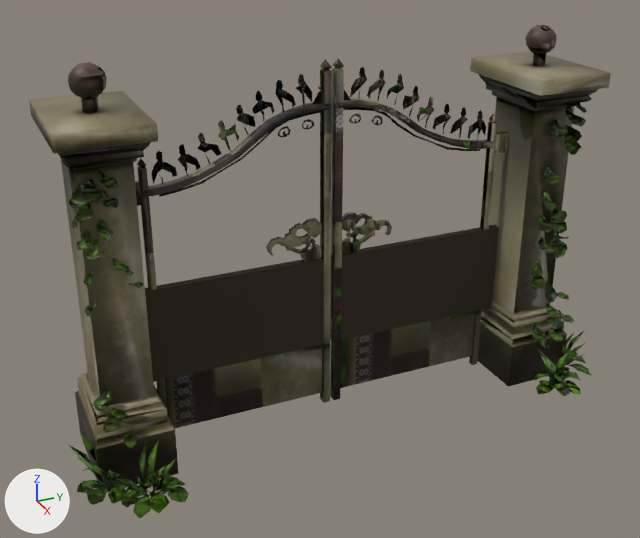
Two versions of the FBX model Assets/_Project/Models/Props/Architecture/Arch_Gate_Colonial.fbx, one commit apart.
The view is the same before and after, from a 50 mm lens placed at (4.62, -2.27, 2.2), pointed at (-0.02, -0.18, -0.12). Lighting does not change. The marker at lower left points along +X, +Y and +Z. The picture after the commit comes second. Where no turn or scale is listed for an object, it has been applied to the vertices. Vertices at exactly the same position are counted once.

Names of what the first picture shows: 'Arch_Gate_Colonial_Body', 'Arch_Gate_Colonial_Left', 'Arch_Gate_Colonial_Right'.
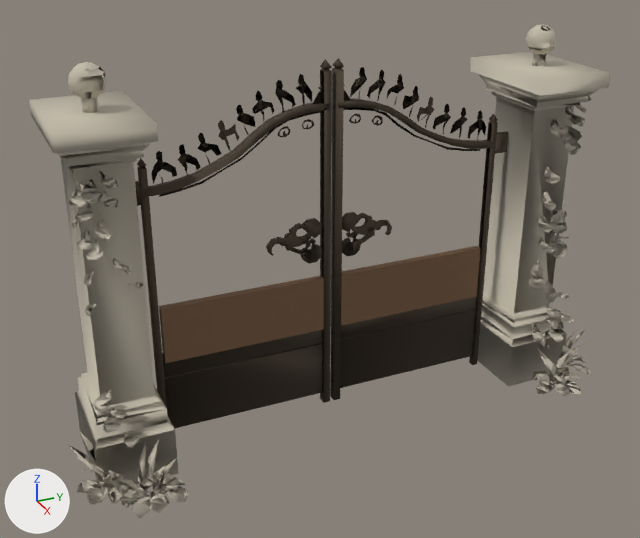
Pixel boxes (x1, y1, x2, y2) of what changed, in the pictures (640 x 538 px):
'Arch_Gate_Colonial_Body', recoloured (brown to light grey): (29, 25, 611, 518) in both
part 1 of me_tripo_mesh_a1deb33b_48d1_4727_ba70_545715e57119_450, added (brown): after (341, 246, 481, 326)
part 2 of me_tripo_mesh_a1deb33b_48d1_4727_ba70_545715e57119_450, deleted: before (330, 225, 499, 342)
part 3 of me_tripo_mesh_a1deb33b_48d1_4727_ba70_545715e57119_450, recoloured: (330, 58, 509, 398) in both
part 4 of me_tripo_mesh_a1deb33b_48d1_4727_ba70_545715e57119_426, added (brown): after (159, 276, 324, 363)
part 5 of me_tripo_mesh_a1deb33b_48d1_4727_ba70_545715e57119_426, deleted: before (145, 257, 324, 382)
part 6 of me_tripo_mesh_a1deb33b_48d1_4727_ba70_545715e57119_426, recoloured: (135, 60, 332, 429) in both

Patch to the scene script:
```diff
--- a/Assets/_Project/Models/Props/Architecture/Arch_Gate_Colonial.fbx.py
+++ b/Assets/_Project/Models/Props/Architecture/Arch_Gate_Colonial.fbx.py
@@ mat_mat_iron_gate @@
+mat_mat_iron_gate = principled_material('Mat_Iron_Gate')
+mat_mat_iron_gate.base_color = (0.08, 0.06, 0.04)  # brown #504538
+mat_mat_iron_gate.metallic = 0.65
+mat_mat_iron_gate.roughness = 0.7
@@ me_tripo_mesh_a1deb33b_48d1_4727_ba70_545715e57119_745 @@
 me_tripo_mesh_a1deb33b_48d1_4727_ba70_545715e57119_745.from_pydata(...)  # 2121 vertices, 2249 faces; spans x -0.68..0.47, y -3.41..0.3, z -0.99..1.51
-me_tripo_mesh_a1deb33b_48d1_4727_ba70_545715e57119_745.materials.append(mat_tripo_material_a1deb33b_48d1_4727_ba70_545715e57119_005)
+me_tripo_mesh_a1deb33b_48d1_4727_ba70_545715e57119_745.materials.append(mat_mat_stone_colonial)  # light grey #c4bcaa
@@ me_tripo_mesh_a1deb33b_48d1_4727_ba70_545715e57119_450 @@
-me_tripo_mesh_a1deb33b_48d1_4727_ba70_545715e57119_450.from_pydata(...)  # 1174 vertices, 1059 faces; spans x -0.03..0.03, y -0.3..1.02, z -1.09..1.3
-me_tripo_mesh_a1deb33b_48d1_4727_ba70_545715e57119_450.materials.append(mat_mat_gatepanel_iron)  # brown #42372c
+me_tripo_mesh_a1deb33b_48d1_4727_ba70_545715e57119_450.from_pydata(...)  # 1166 vertices, 1059 faces; spans x -0.03..0.03, y -0.3..1.02, z -1.09..1.3
+# me_tripo_mesh_a1deb33b_48d1_4727_ba70_545715e57119_450 part 1: a new loose piece, a box spanning x -0.027..0.027, y -0.282..0.863, z -0.51..-0.13, in mat_mat_panel_colonial (brown #76593f)
+# me_tripo_mesh_a1deb33b_48d1_4727_ba70_545715e57119_450 part 2: the loose piece of 8 vertices spanning x -0.03..0.03, y -0.29..1.0, z -0.62..0.01 is deleted
+# me_tripo_mesh_a1deb33b_48d1_4727_ba70_545715e57119_450 part 3: 1053 faces spanning x -0.03..0.03, y -0.3..1.02, z -1.09..1.3 switch from mat_tripo_material_a1deb33b_48d1_4727_ba70_545715e57119_005 to mat_mat_iron_gate (brown #504538)
+# other edits to the shape of me_tripo_mesh_a1deb33b_48d1_4727_ba70_545715e57119_450 do not show in these pictures
+me_tripo_mesh_a1deb33b_48d1_4727_ba70_545715e57119_450.materials.append(mat_mat_panel_colonial)  # brown #76593f
@@ me_tripo_mesh_a1deb33b_48d1_4727_ba70_545715e57119_426 @@
-me_tripo_mesh_a1deb33b_48d1_4727_ba70_545715e57119_426.from_pydata(...)  # 1129 vertices, 1057 faces; spans x -0.03..0.03, y -0.71..0.58, z -1.43..0.97
-me_tripo_mesh_a1deb33b_48d1_4727_ba70_545715e57119_426.materials.append(mat_mat_gatepanel_iron)  # brown #42372c
+me_tripo_mesh_a1deb33b_48d1_4727_ba70_545715e57119_426.from_pydata(...)  # 1121 vertices, 1057 faces; spans x -0.03..0.03, y -0.71..0.58, z -1.43..0.97
+# me_tripo_mesh_a1deb33b_48d1_4727_ba70_545715e57119_426 part 4: a new loose piece, a box spanning x -0.027..0.027, y -0.567..0.563, z -0.84..-0.46, in mat_mat_panel_colonial (brown #76593f)
+# me_tripo_mesh_a1deb33b_48d1_4727_ba70_545715e57119_426 part 5: the loose piece of 8 vertices spanning x -0.03..0.03, y -0.69..0.57, z -0.96..-0.32 is deleted
+# me_tripo_mesh_a1deb33b_48d1_4727_ba70_545715e57119_426 part 6: 1051 faces spanning x -0.03..0.03, y -0.71..0.58, z -1.43..0.97 switch from mat_tripo_material_a1deb33b_48d1_4727_ba70_545715e57119_005 to mat_mat_iron_gate (brown #504538)
+# other edits to the shape of me_tripo_mesh_a1deb33b_48d1_4727_ba70_545715e57119_426 do not show in these pictures
+me_tripo_mesh_a1deb33b_48d1_4727_ba70_545715e57119_426.materials.append(mat_mat_panel_colonial)  # brown #76593f
```
